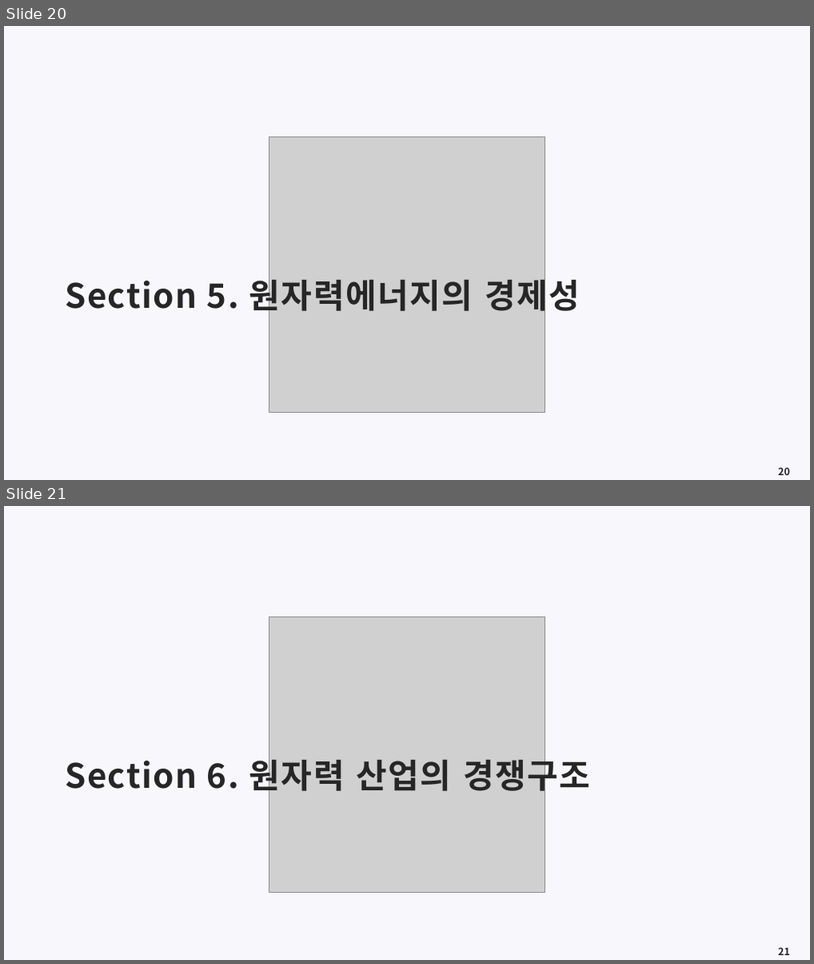
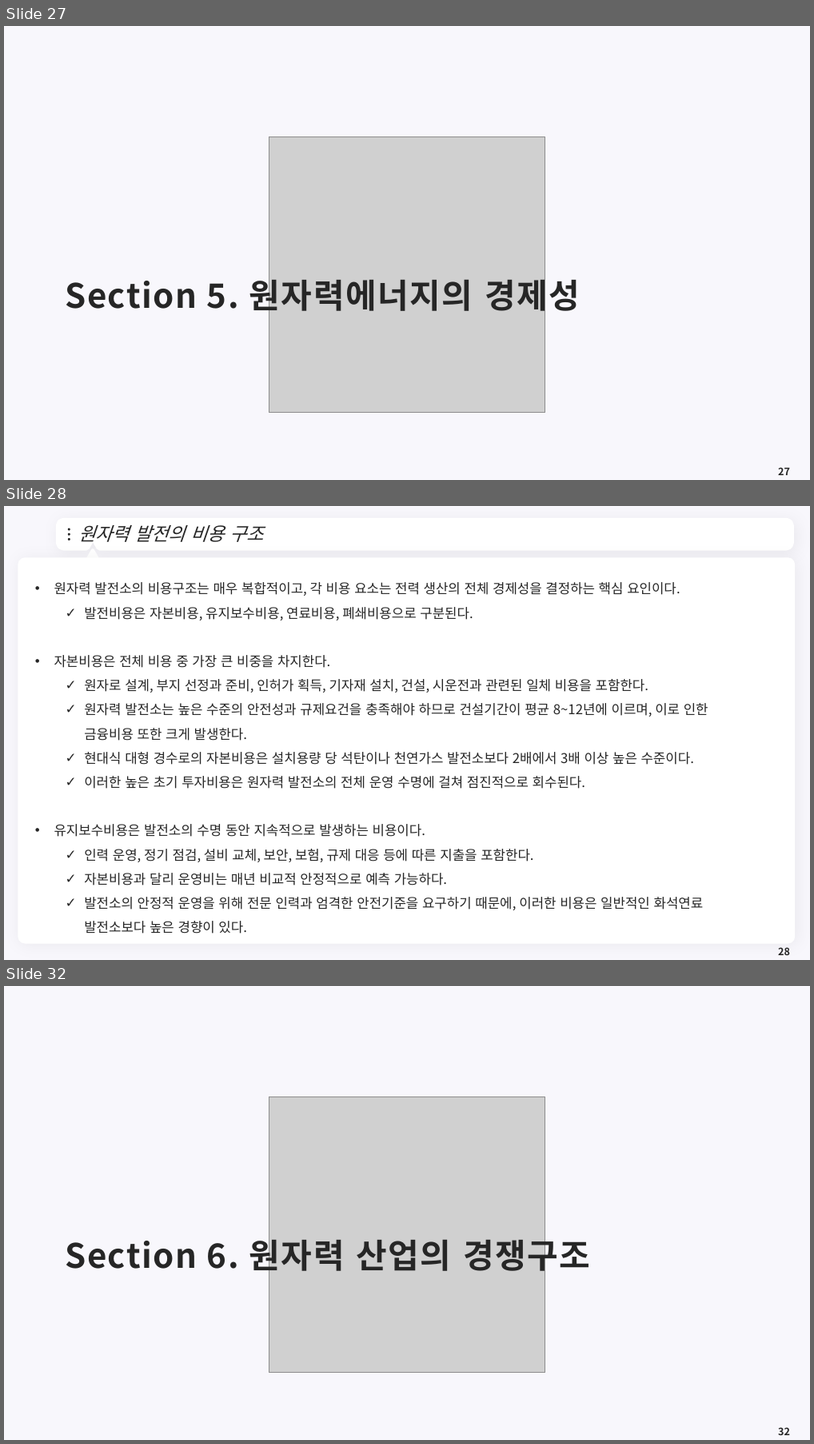
Before and after one commit to meandthey/Teaching, a slide deck: 에너지경제학/자원에너지경제학_Chapter_4 (원자력).pptx. Shown one above the other, each under a label of ours: slides 20 and 21 before the commit, slides 27, 28 and 32 after it; the slides between them are not shown. The pictures are 814x964 and 814x1444 pixels, drawn with LibreOffice and Linux fonts; fonts in the diff are those of the drawing; grey boxes stand for pictures; background and template pictures are left out. Boxes give left, top, right and bottom in pixels: in the first picture for what was removed or moved away, otherwise in the second. Text is boxed around its words. In the diff, an @@ line names an element or a change of style, - is before the commit and + after.

```diff
--- a/에너지경제학/자원에너지경제학_Chapter_4 (원자력).pptx
+++ b/에너지경제학/자원에너지경제학_Chapter_4 (원자력).pptx
@@ slide 28 added at <box>4,506,810,960</box>, background #F8F7FC @@
@@ freeform shape added at <box>59,521,792,548</box>, fill #FFFFFF, outline #FFFFFF 7.25 pt @@
@@ ellipse added at <box>68,528,70,531</box>, fill #262626 @@
@@ title added at <box>78,525,263,542</box>, 22 pt, text #262626, italic @@
+원자력 발전의 비용 구조
@@ ellipse added at <box>68,533,70,536</box>, fill #262626 @@
@@ ellipse added at <box>68,538,70,540</box>, fill #262626 @@
@@ triangle added at <box>86,550,99,562</box>, fill #FFFFFF, outline #FFFFFF 3.75 pt @@
@@ freeform shape added at <box>775,530,782,540</box>, fill #FFFFFF @@
@@ rounded rectangle added at <box>18,557,796,944</box>, fill #FFFFFF @@
@@ text added at <box>54,582,709,933</box>, 16 pt, text #262626 @@
+• 원자력 발전소의 비용구조는 매우 복합적이고, 각 비용 요소는 전력 생산의 전체 경제성을 결정하는 핵심 요인이다.
+  ✓ 발전비용은 자본비용, 유지보수비용, 연료비용, 폐쇄비용으로 구분된다.
+• 자본비용은 전체 비용 중 가장 큰 비중을 차지한다.
+  ✓ 원자로 설계, 부지 선정과 준비, 인허가 획득, 기자재 설치, 건설, 시운전과 관련된 일체 비용을 포함한다.
+  ✓ 원자력 발전소는 높은 수준의 안전성과 규제요건을 충족해야 하므로 건설기간이 평균 8~12년에 이르며, 이로 인한 금융비용 또한 크게 발생한다.
+  ✓ 현대식 대형 경수로의 자본비용은 설치용량 당 석탄이나 천연가스 발전소보다 2배에서 3배 이상 높은 수준이다.
+  ✓ 이러한 높은 초기 투자비용은 원자력 발전소의 전체 운영 수명에 걸쳐 점진적으로 회수된다.
+• 유지보수비용은 발전소의 수명 동안 지속적으로 발생하는 비용이다.
+  ✓ 인력 운영, 정기 점검, 설비 교체, 보안, 보험, 규제 대응 등에 따른 지출을 포함한다.
+  ✓ 자본비용과 달리 운영비는 매년 비교적 안정적으로 예측 가능하다.
+  ✓ 발전소의 안정적 운영을 위해 전문 인력과 엄격한 안전기준을 요구하기 때문에, 이러한 비용은 일반적인 화석연료 발전소보다 높은 경향이 있다.
@@ page number added at <box>778,947,790,955</box>, 12 pt, text #262626, bold @@
+28
@@ what was slide 20 is now slide 27 @@
@@ page number at <box>778,467,790,475</box>: text changed @@
-20
+27
@@ what was slide 21 is now slide 32 @@
@@ page number at <box>778,1427,790,1435</box>: text changed @@
-21
+32
```
Also in this commit, not shown: 1 slide changed, 10 other slides added.
